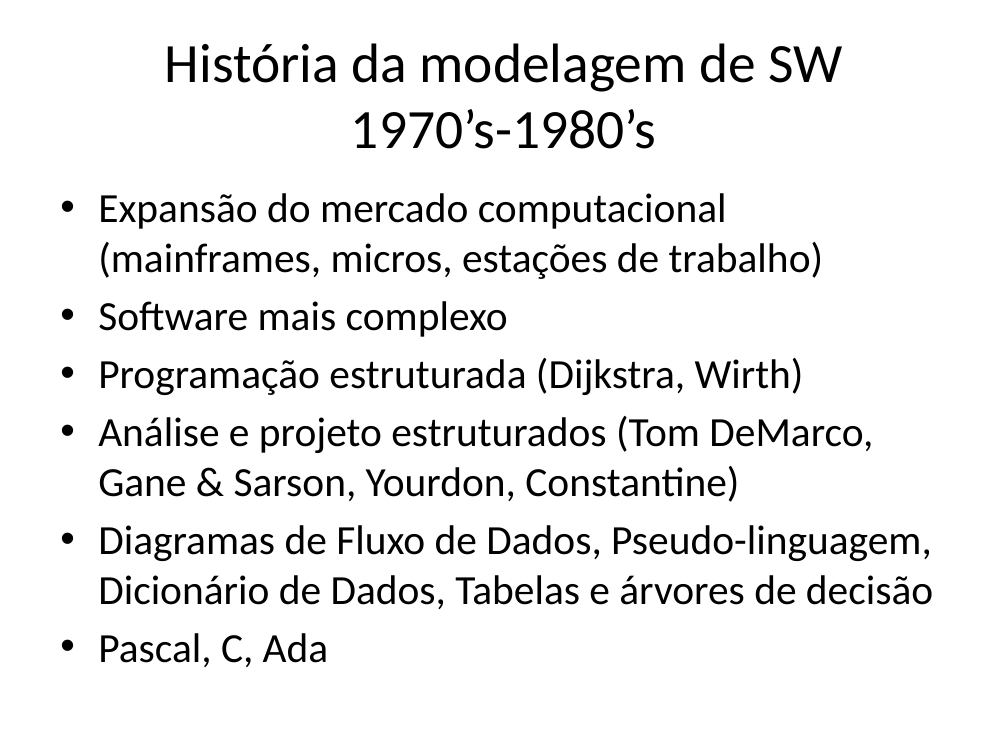
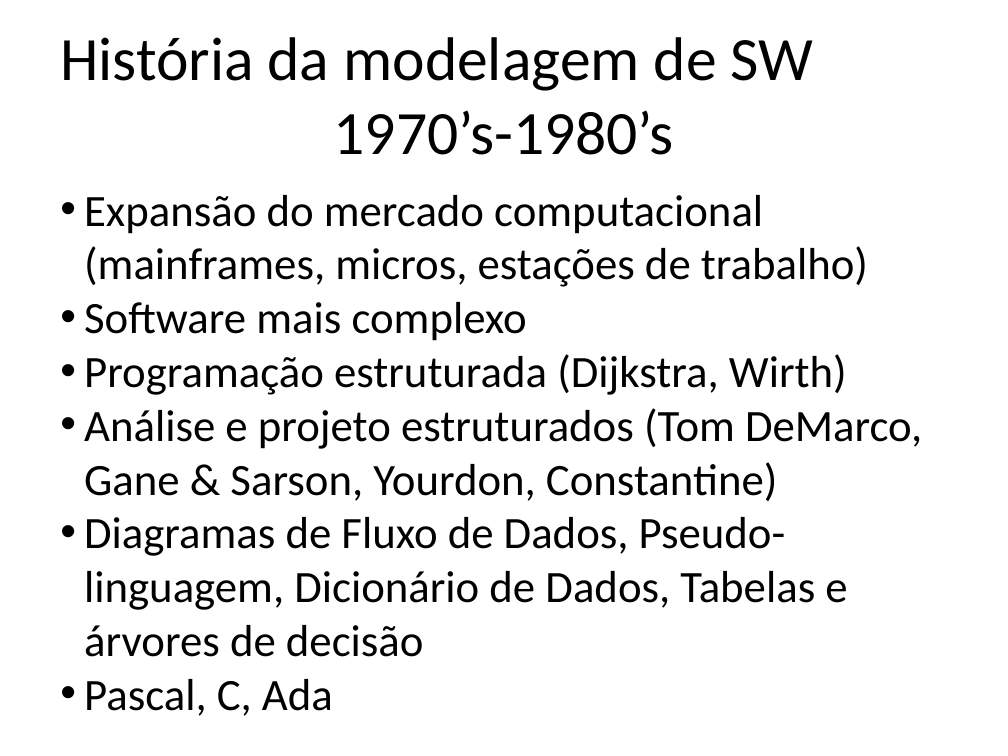
Before and after one commit to eduardocunha11/firstblog, a slide deck: slide 18 of aulas/gsi538/Aula 4 - IntroduçãoModelagemSW.pptx. Drawn at 1008x756 pixels with LibreOffice and Linux fonts; fonts in the diff are those of the drawing. Boxes give left, top, right and bottom in pixels: in the first picture for what was removed or moved away, otherwise in the second. Text is boxed around its words. In the diff, an @@ line names an element or a change of style, - is before the commit and + after.

Commit message:
atualizacao do material das disciplinas de Modelagem, ESOF e PDS2.

```diff
--- a/aulas/gsi538/Aula 4 - IntroduçãoModelagemSW.pptx
+++ b/aulas/gsi538/Aula 4 - IntroduçãoModelagemSW.pptx
@@ text "História da modelagem de SW ..." at [60,37,814,155]: size 39.6 to 44 pt @@
@@ text "Expansão do mercado computacional (mainframes, ..." at [84,195,922,657]: size 29.6 to 32 pt; indent changed; less space between paragraphs @@
```
Also in this commit, not shown: 22 other slides changed, 13 other files.
